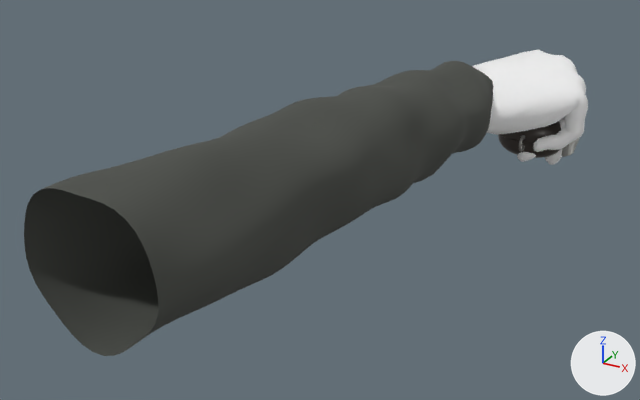
The glTF model models/torch_hand/torch_hand.glb, before and after one commit.
Before and after are seen from a 50 mm camera at (0.199, -0.786, 0.269) aimed at (-0.092, -0.257, 0.004). Every picture has the same lights, and +X, +Y and +Z are marked at lower right. The first picture is the older version. Where no turn or scale is listed for an object, it has been applied to the vertices. Vertices at exactly the same position are counted once.

The older version as bpy lines, for what is in view:
```python
me_mesh_hand_nails_r = bpy.data.meshes.new('mesh_Hand_Nails_R')
me_mesh_hand_nails_r.from_pydata(...)  # 1712 vertices, 3408 faces; spans x -0.038..0.082, y -0.039..0.122, z -0.076..0.03
me_mesh_hand_nails_r.materials.append(mat_hand_skin)  # white #ffffff
me_sleeve = bpy.data.meshes.new('sleeve')
me_sleeve.from_pydata(...)  # 1880 vertices, 3680 faces; spans x 0.078..0.213, y -0.266..0.162, z 0.281..0.377
me_sleeve.materials.append(mat_coat_wool)  # dark grey #4b4d48
me_torch_body = bpy.data.meshes.new('torch_body')
me_torch_body.from_pydata(...)  # 3137 vertices, 6208 faces; spans x -0.0302..0.0302, y -0.05..0.05, z -0.0198..0.0198
me_torch_body.materials.append(mat_torch_body)  # dark grey #3c342e
ob_mesh_hand_nails_r = bpy.data.objects.new('mesh_Hand_Nails_R', me_mesh_hand_nails_r)
ob_mesh_hand_nails_r.location = (-0.0333, -0.0675, 0.04)
ob_sleeve = bpy.data.objects.new('sleeve', me_sleeve)
ob_sleeve.location = (-0.2227, -0.2346, -0.2791)
ob_torch_body = bpy.data.objects.new('torch_body', me_torch_body)
ob_torch_body.location = (0.0, 0.0, 0.0)
```
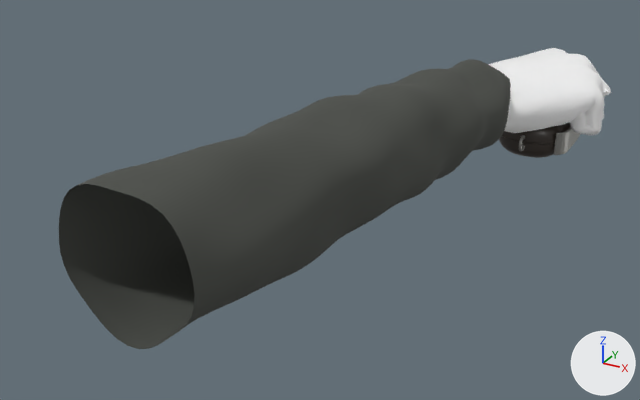
Commit message: Fingers rest on the torch instead of passing through it

Patch to the scene script:
```diff
--- a/models/torch_hand/torch_hand.glb.py
+++ b/models/torch_hand/torch_hand.glb.py
@@ me_mesh_hand_nails_r @@
 # used by ob_mesh_hand_nails_r; location = (-0.0333, -0.0675, 0.04)
-me_mesh_hand_nails_r.from_pydata(...)  # 1712 vertices, 3408 faces; spans x -0.038..0.082, y -0.039..0.122, z -0.076..0.03
+me_mesh_hand_nails_r.from_pydata(...)  # 1712 vertices, 3408 faces; spans x -0.038..0.082, y -0.039..0.121, z -0.052..0.03
+# me_mesh_hand_nails_r part 1: 1568 of 1712 vertices moved; they spanned x -0.038..0.081, y -0.034..0.122, z -0.076..0.029 and now span x -0.038..0.082, y -0.034..0.121, z -0.052..0.03; mean shift (0.001, 0.001, 0.022); largest move (0.025, 0.067, -0.069) -> (0.022, 0.068, 0.013)
 me_mesh_hand_nails_r.materials.append(mat_hand_skin)
@@ me_sleeve @@
 # used by ob_sleeve; location = (-0.2227, -0.2346, -0.2791)
-me_sleeve.from_pydata(...)  # 1880 vertices, 3680 faces; spans x 0.078..0.213, y -0.266..0.162, z 0.281..0.377
+me_sleeve.from_pydata(...)  # 1880 vertices, 3680 faces; spans x 0.089..0.224, y -0.251..0.176, z 0.28..0.376
+# me_sleeve part 2: the whole mesh is moved by (0.01, 0.015, -0.001)
 me_sleeve.materials.append(mat_coat_wool)
@@ ob_mesh_hand_nails_r @@
 ob_mesh_hand_nails_r = bpy.data.objects.new('mesh_Hand_Nails_R', me_mesh_hand_nails_r)
-ob_mesh_hand_nails_r.location = (-0.0333, -0.0675, 0.04)
+ob_mesh_hand_nails_r.location = (-0.0229, -0.0528, 0.039)
```

Where the change shows, as pixel boxes [x1, y1, x2, y2] in the pictures (640 x 400 px):
'sleeve', moved
    before: [24, 61, 494, 356]
    after: [59, 59, 511, 349]
'mesh_Hand_Nails_R', reshaped, moved (24% shorter)
    before: [472, 50, 588, 165]
    after: [488, 48, 611, 135]
